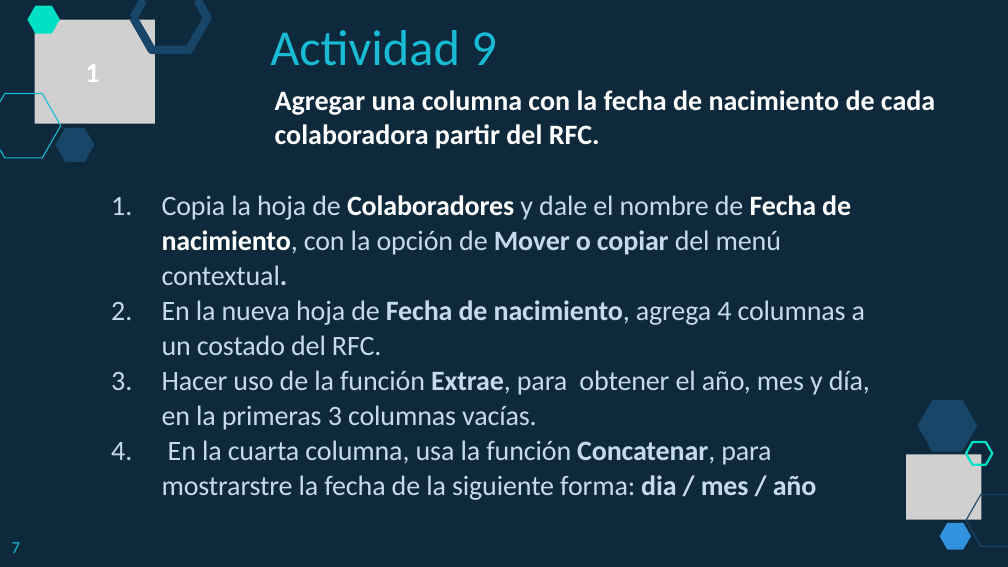
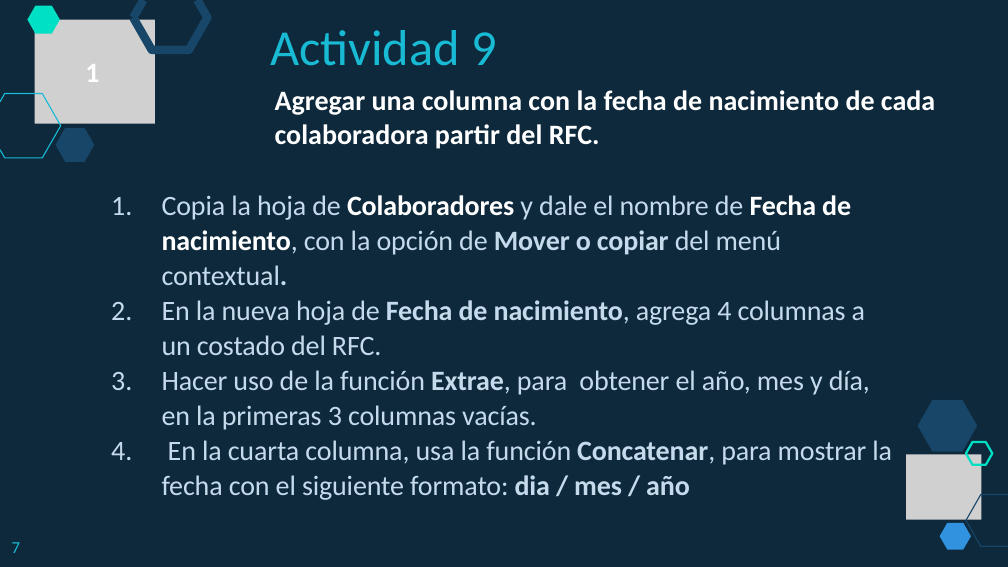
Before and after one commit to lizetheP/PensamientoC, a slide deck: slide 4 of Calendario2019/Presentaciones/Semana4/Act9_IntroduccionManipulacionDatos.pptx. Drawn at 1008x567 pixels with LibreOffice and Linux fonts; fonts in the diff are those of the drawing; grey boxes stand for pictures. Boxes give left, top, right and bottom in pixels: in the first picture for what was removed or moved away, otherwise in the second. Text is boxed around its words. In the diff, an @@ line names an element or a change of style, - is before the commit and + after.

```diff
--- a/Calendario2019/Presentaciones/Semana4/Act9_IntroduccionManipulacionDatos.pptx
+++ b/Calendario2019/Presentaciones/Semana4/Act9_IntroduccionManipulacionDatos.pptx
@@ text at [162, 440, 892, 500]: text changed @@
-4. En la cuarta columna, usa la función Concatenar, para mostrarstre la fecha de la siguiente forma: dia / mes / año
+4. En la cuarta columna, usa la función Concatenar, para mostrar la fecha con el siguiente formato: dia / mes / año
```
Also in this commit, not shown: 14 other files.
